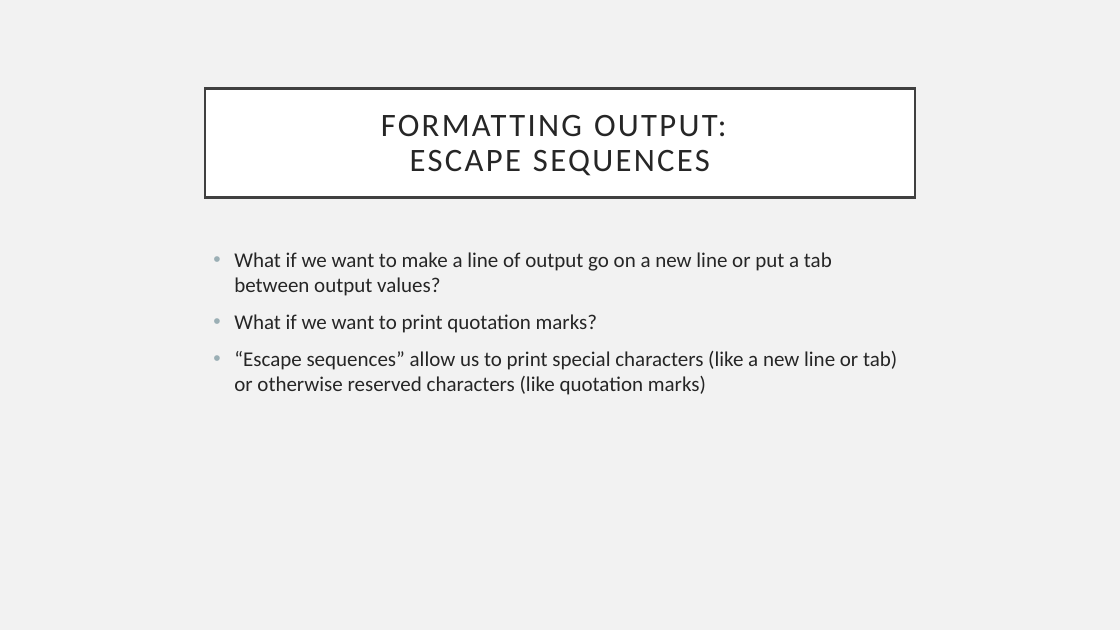
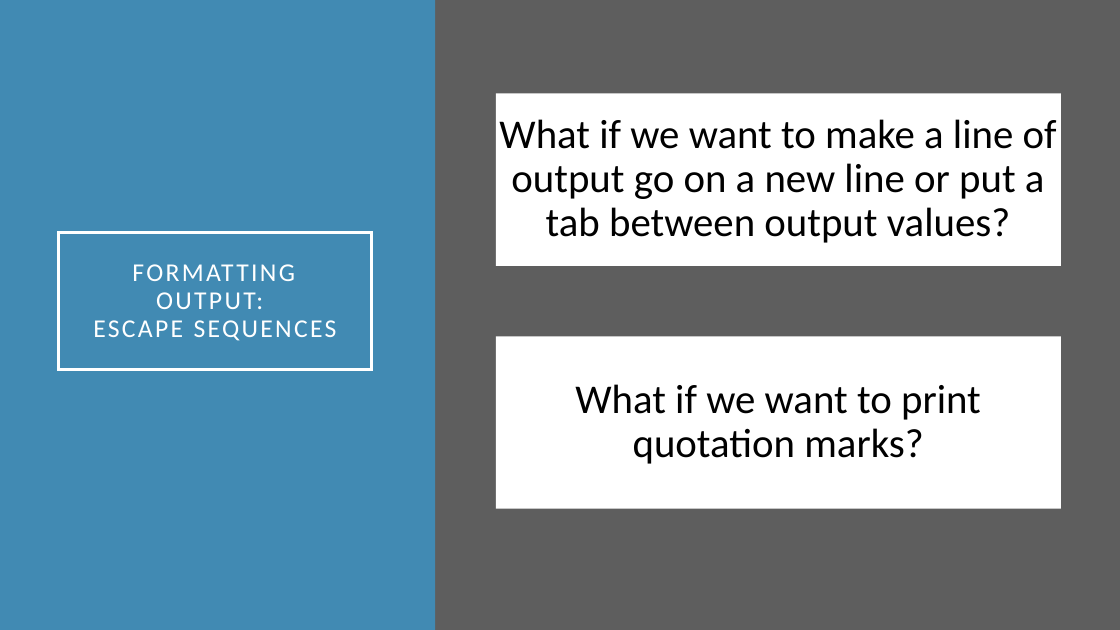
Before and after one commit to rsera/Junior-Knights, a slide deck: slide 12 of Python Day 1 IO.pptx (slide 8 before the commit). Drawn at 1120x630 pixels with LibreOffice and Linux fonts; fonts in the diff are those of the drawing. Boxes give left, top, right and bottom in pixels: in the first picture for what was removed or moved away, otherwise in the second. Text is boxed around its words. In the diff, an @@ line names an element or a change of style, - is before the commit and + after.

```diff
--- a/Python Day 1 IO.pptx
+++ b/Python Day 1 IO.pptx
@@ background #F2F2F2 to #5E5E5E @@
@@ rectangle added at bbox=[0, 0, 435, 630], fill #418AB3 @@
@@ rectangle added at bbox=[437, 0, 1120, 630], fill #5E5E5E @@
@@ title "FORMATTING OUTPUT: ESCAPE SEQUENCES": place and size @@
-title "FORMATTING OUTPUT: ESCAPE SEQUENCES" at bbox=[205, 88, 915, 197]
+title "FORMATTING OUTPUT: ESCAPE SEQUENCES" at bbox=[59, 233, 371, 371]
@@ title "FORMATTING OUTPUT: ESCAPE SEQUENCES" at bbox=[59, 233, 371, 371]: size 28 to 22 pt, text colour #262626 to #FFFFFF; fill #FFFFFF to none; outline #404040 2.5 pt to #FFFFFF 2.5 pt @@
@@ text removed at bbox=[234, 252, 897, 395] @@
-• What if we want to make a line of output go on a new line or put a tab between output values?
-• What if we want to print quotation marks?
-• “Escape sequences” allow us to print special characters (like a new line or tab) or otherwise reserved characters (like quotation marks)
@@ group added at bbox=[496, 93, 1061, 509]: 2 rectangles, 2 texts @@
+What if we want to make a line of output go on a new line or put a tab between output values?
+What if we want to print quotation marks?
```
Also in this commit, not shown: 20 other slides changed, 10 slides added, 4 other files.
